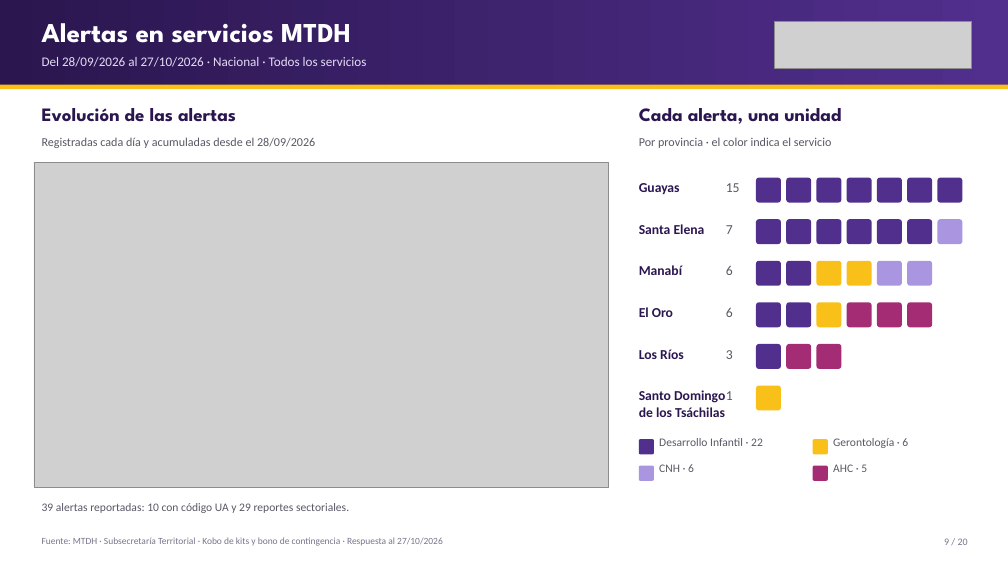
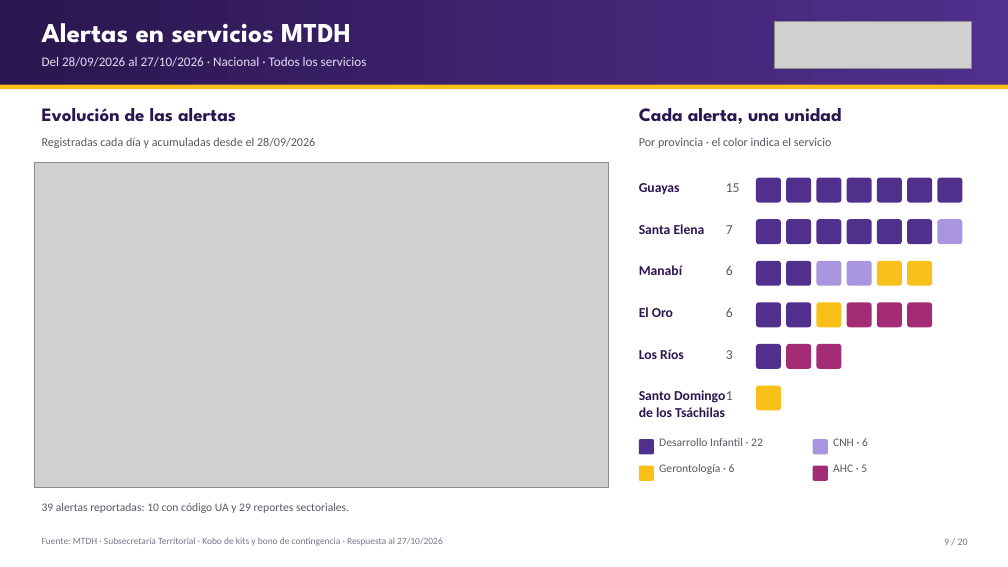
Before and after one commit to JuanAmbuludi/Sistema-Reporte-MTDH, a slide deck: slide 9 of docs/reportes/Seguimiento_ENOS_2026-10-26.pptx. Drawn at 1008x567 pixels with LibreOffice and Linux fonts; fonts in the diff are those of the drawing; grey boxes stand for pictures. Boxes give left, top, right and bottom in pixels: in the first picture for what was removed or moved away, otherwise in the second. Text is boxed around its words. In the diff, an @@ line names an element or a change of style, - is before the commit and + after.

```diff
--- a/docs/reportes/Seguimiento_ENOS_2026-10-26.pptx
+++ b/docs/reportes/Seguimiento_ENOS_2026-10-26.pptx
@@ fill #F8C018 to #A995E0 in 3 elements at (x1=817, y1=261, x2=842, y2=286), (x1=847, y1=261, x2=872, y2=286), (x1=813, y1=439, x2=828, y2=454) @@
@@ text at (x1=833, y1=438, x2=868, y2=446): text changed @@
-Gerontología · 6
+CNH · 6
@@ fill #A995E0 to #F8C018 in 3 elements at (x1=877, y1=261, x2=902, y2=286), (x1=907, y1=261, x2=932, y2=286), (x1=639, y1=466, x2=654, y2=481) @@
@@ text at (x1=659, y1=464, x2=735, y2=474): text changed @@
-CNH · 6
+Gerontología · 6
```
Also in this commit, not shown: 4 other slides changed, 10 other files.
